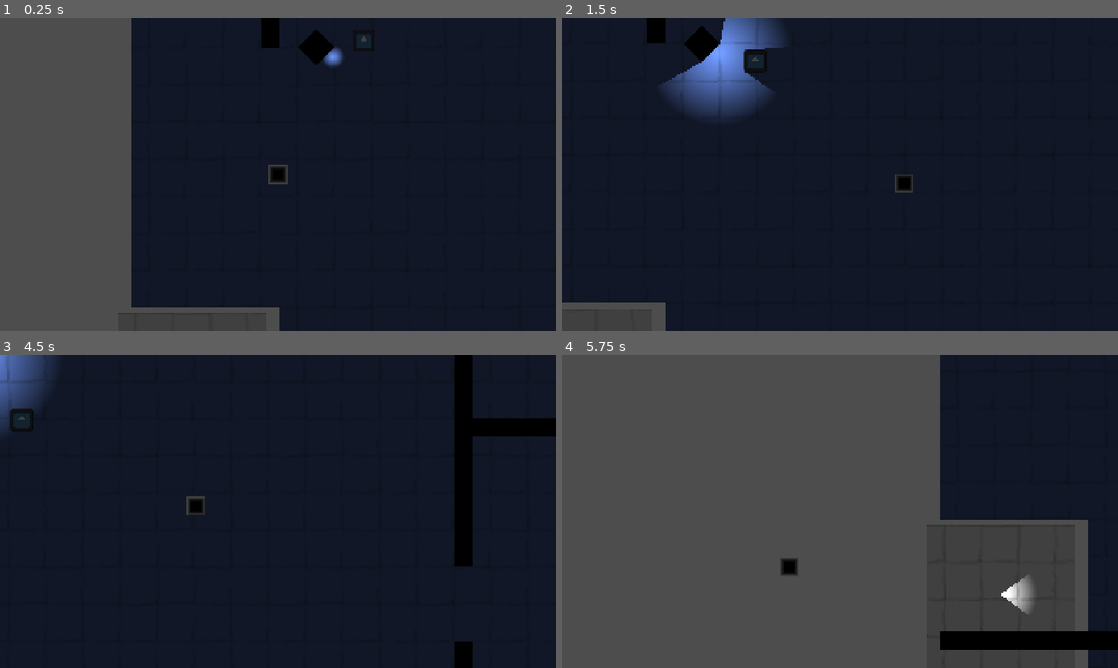
Above: before the commit, frames 1-4 (two rows, left to right).
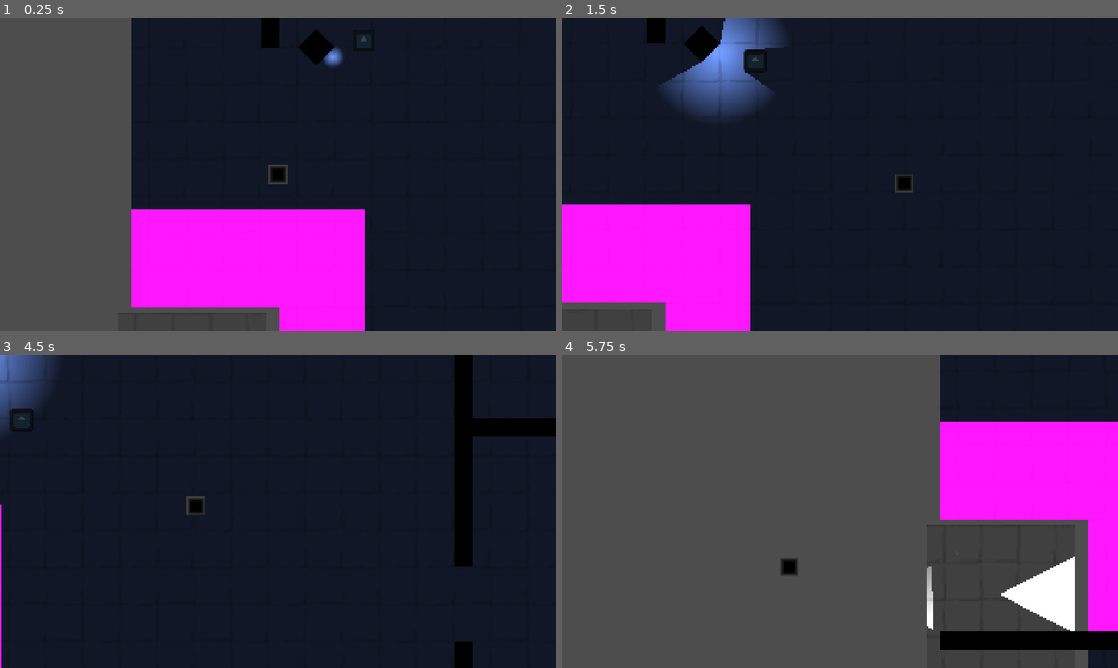
Above: after the commit, the same moments.

Repository: perlindgren/northern_lights
Game: Godot game, scene res://scenes/light_test.tscn
The game is run twice, just before and just after one commit, with the same random seed, the same clock (stepped at 60 frames per second) and the same inputs. The engine's default icon, where the game draws it, is replaced by a stand-in: a white triangle on a blue panel in a dark square.
Inputs (mouse positions are in pixels of both pictures, inside the frame that each line leads up to):
- Up to frame 1 (0.25 s): no input
- Up to frame 2 (1.5 s): move the mouse to (962, 158) at 0.52 s; hold Right (ui_right) 0.53-1.28 s; move the mouse to (728, 190) at 1.27 s; hold Down (ui_down) from 1.28 s (still down)
- Up to frame 3 (4.5 s): move the mouse to (333, 442) at 2.02 s; release Down (ui_down) at 2.03 s; hold Right (ui_right) 2.03-2.78 s; move the mouse to (250, 574) at 2.77 s; hold Up (ui_up) 2.78-3.53 s; move the mouse to (444, 558) at 3.52 s; hold Left (ui_left) from 3.53 s (still down); move the mouse to (111, 464) at 4.27 s
- Up to frame 4 (5.75 s): move the mouse to (867, 511) at 5.02 s; release Left (ui_left) at 5.03 s; hold Down (ui_down) from 5.03 s (still down)

The runs differ from the first frame. In frame 1, 14% of the frame differs, in the area x 23-66%, y 61-100%; in frame 2, 12%; in frame 3, 0.1%; in frame 4, 14%.

Commit message:
works but sketchy

Diff:
--- a/scenes/cone_light.gd
+++ b/scenes/cone_light.gd
@@ -1,7 +1,38 @@
 extends PointLight2D
 
+# Customize these uniquely per light instance via the Inspector panel!
+@export_range(0.0, 360.0) var fov_angle: float = 60.0
+@export var intensity_radius: float = 300.0
+@export_range(0.1, 5.0) var falloff_exponent: float = 2.0
+@export var follows_mouse: bool = false
+
+func _ready() -> void:
+	shadow_enabled = true
+
+	# 1. Instantiate the texture container
+	var grad = GradientTexture2D.new()
+	grad.width = int(intensity_radius * 2)
+	grad.height = int(intensity_radius * 2)
+
+	# FIX: Create a basic white gradient fill so the texture memory is not null
+	var new_gradient = Gradient.new()
+	new_gradient.set_color(0, Color.WHITE)
+	grad.gradient = new_gradient
+
+	# 2. Assign the filled texture safely to the light node
+	texture = grad
 
 func _process(_delta: float) -> void:
-	# Make the PointLight2D look at the cursor to update LIGHT_DIRECTION globally
-	look_at(get_global_mouse_position())
-	print("global mouse", get_global_mouse_position())
+	if follows_mouse:
+		look_at(get_global_mouse_position())
+	# print("global_rotation ", global_rotation)
+
+	# PACK INDIVIDUAL DATA AS UNCLAMPED FLOATS
+	# Because we are setting a Color object directly via GDScript variables,
+	# Godot lets us pass raw, un-clamped floats straight down to the shader.
+	color = Color(
+		fov_angle,         # R -> e.g., 45.0
+		global_rotation,   # G -> e.g., -1.57 (Radians)
+		intensity_radius,  # B -> e.g., 300.0 (Triggers the > 1.0 check!)
+		falloff_exponent   # A -> e.g., 2.0
+	)
--- a/scenes/light_test.tscn
+++ b/scenes/light_test.tscn
@@ -50,22 +50,7 @@
 
 [sub_resource type="ShaderMaterial" id="ShaderMaterial_jalcx"]
 shader = ExtResource("8_1xtft")
-shader_parameter/cone_angle_deg = 72.00000342
-shader_parameter/cone_direction_deg = 0.0
-shader_parameter/light_radius = 1000.0
-shader_parameter/attenuation_falloff = 5.0
-
-[sub_resource type="Gradient" id="Gradient_1xtft"]
-offsets = PackedFloat32Array(0.002469136, 1)
-colors = PackedColorArray(1, 1, 1, 1, 0, 0, 0, 1)
-
-[sub_resource type="GradientTexture2D" id="GradientTexture2D_u6ppd"]
-gradient = SubResource("Gradient_1xtft")
-width = 128
-height = 128
-fill = 1
-fill_from = Vector2(0.5, 0.5)
-fill_to = Vector2(1, 0.5)
+shader_parameter/cone_light_color = Color(1, 1, 1, 1)
 
 [node name="LightTest" type="Node2D" unique_id=1942798503]
 script = ExtResource("1_gtwfc")
@@ -182,7 +167,17 @@
 texture = ExtResource("2_jalcx")
 
 [node name="PointLight2D2" type="PointLight2D" parent="." unique_id=2040341023]
-position = Vector2(105, 898)
+position = Vector2(103, 898)
 shadow_enabled = true
-texture = SubResource("GradientTexture2D_u6ppd")
 script = ExtResource("9_kqc4e")
+fov_angle = 53.934
+falloff_exponent = 1.61
+
+[node name="PointLight2D3" type="PointLight2D" parent="." unique_id=1281766631]
+position = Vector2(-10, 960)
+shadow_enabled = true
+script = ExtResource("9_kqc4e")
+fov_angle = 53.934
+intensity_radius = 100.0
+falloff_exponent = 0.959
+follows_mouse = true
--- a/scenes/lit.gdshader
+++ b/scenes/lit.gdshader
@@ -1,57 +1,71 @@
 shader_type canvas_item;
 render_mode blend_mix;
 
-// Parametric Cone Controls
-uniform float cone_angle_deg : hint_range(0.0, 360.0) = 60.0;
-uniform float cone_direction_deg : hint_range(0.0, 360.0) = 0.0;
-uniform float light_radius : hint_range(0.0, 1000.0) = 300.0;
-uniform float attenuation_falloff : hint_range(0.1, 5.0) = 2.0;
+// Global uniform to set the actual visible color of your cone lights
+uniform vec4 cone_light_color : source_color = vec4(1.0, 1.0, 1.0, 1.0);
 
 void fragment() {
-	// Read and pass the Sprite2D's texture pixels to the light processor
 	COLOR = texture(TEXTURE, UV);
 }
 
 void light() {
-	// 1. Calculate relative 2D pixel-to-light vectors
+	// 1. Calculate relative 2D pixel-to-light vectors natively
 	vec2 light_vec = LIGHT_POSITION.xy - LIGHT_VERTEX.xy;
 	float dist_to_light = length(light_vec);
 	vec2 dir_to_light = normalize(light_vec);
 
-	// 2. Clear Angular Evaluation
-	float angle_rad = radians(cone_angle_deg) * 0.5;
-	float dir_rad = radians(cone_direction_deg);
-	vec2 cone_forward = vec2(cos(dir_rad), sin(dir_rad));
+	// 2. THE COLOR HACK CHECK
+	// Normal lights cap at 1.0. If Blue is larger, it's one of our custom cone lights!
+	if (LIGHT_COLOR.b > 1.0) {
 
-	// Check alignment using dot product
-	float dot_product = dot(-dir_to_light, cone_forward);
-	float angle_to_frag = acos(clamp(dot_product, -1.0, 1.0));
+		// UNPACK THE DATA FOR THIS SPECIFIC LIGHT INSTANCE
+		// R = Raw Arc Angle (e.g., 60.0)
+		// G = Raw Rotation Angle in Radians (e.g., -1.57)
+		// B = Raw Intensity Radius in Pixels (e.g., 350.0)
+		// A = Raw Falloff Exponent (e.g., 2.0)
 
-	float visibility = 0.0;
+		float cone_angle_deg   = LIGHT_COLOR.r;
+		float cone_dir_rad     = LIGHT_COLOR.g;
+		float light_radius     = LIGHT_COLOR.b;
+		float falloff_exponent = LIGHT_COLOR.a;
 
-	// 3. Radius & Arc Assessment
-	if (dist_to_light <= light_radius && angle_to_frag <= angle_rad) {
-		visibility = 1.0;
+		// Calculate the forward directional layout of this specific light node instance
+		vec2 cone_forward = vec2(cos(cone_dir_rad), sin(cone_dir_rad));
 
-		// Falloff Curve
-		float falloff = 1.0 - pow(dist_to_light / light_radius, attenuation_falloff);
-		visibility *= clamp(falloff, 0.0, 1.0);
+		// 3. Parametric Arc Segment Check
+		float half_angle_rad = radians(cone_angle_deg) * 0.5;
+		float dot_product = dot(-dir_to_light, cone_forward);
+		float angle_to_frag = acos(clamp(dot_product, -1.0, 1.0));
 
-		// 4. Corrected Godot 4 2D SDF World Occlusion Pipeline
-		vec2 sdf_pos = screen_uv_to_sdf(SCREEN_UV);
-		float sdf_dist = texture_sdf(sdf_pos);
+		float visibility = 0.0;
 
-		if (sdf_dist < 0.0) {
-			visibility = 0.0; // Pixel is buried inside a collision wall
-		} else {
-			// Direct analytical blockage comparison
-			float shadow_test = texture_sdf(screen_uv_to_sdf(SCREEN_UV));
-			if (shadow_test < dist_to_light) {
-				visibility = 0.0;
+		if (dist_to_light <= light_radius && angle_to_frag <= half_angle_rad) {
+			visibility = 1.0;
+
+			// Individual smooth falloff math
+			float falloff = 1.0 - pow(dist_to_light / light_radius, falloff_exponent);
+			visibility *= clamp(falloff, 0.0, 1.0);
+
+			// 4. Built-in Godot 4 Real-time 2D SDF Shadows
+			vec2 sdf_pos = screen_uv_to_sdf(SCREEN_UV);
+			float sdf_dist = texture_sdf(sdf_pos);
+
+			if (sdf_dist < 0.0) {
+				visibility = 0.0; // Pixel is inside an obstacle barrier
+			} else {
+				float shadow_test = texture_sdf(screen_uv_to_sdf(SCREEN_UV));
+				if (shadow_test < dist_to_light) {
+					visibility = 0.0; // Blocked by an occluding wall
+				}
 			}
 		}
+
+		// Output the custom cone result using our uniform color mapping
+		LIGHT += cone_light_color * visibility * LIGHT_ENERGY * COLOR;
+
+	} else {
+		// 5. STANDARD LIGHT RECOVERY
+		// Normal torches and ambient lights bypass the cone math entirely.
+		LIGHT += LIGHT_COLOR * LIGHT_ENERGY * COLOR;
 	}
-
-	// Finalize pixel lighting multiplier
-	LIGHT = LIGHT_COLOR * visibility * LIGHT_ENERGY * COLOR;
 }
